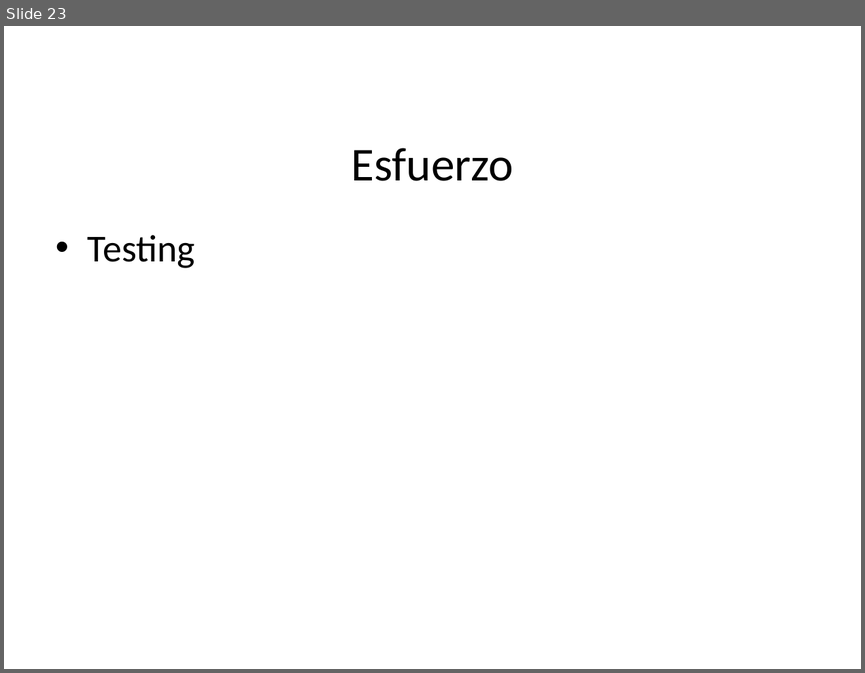
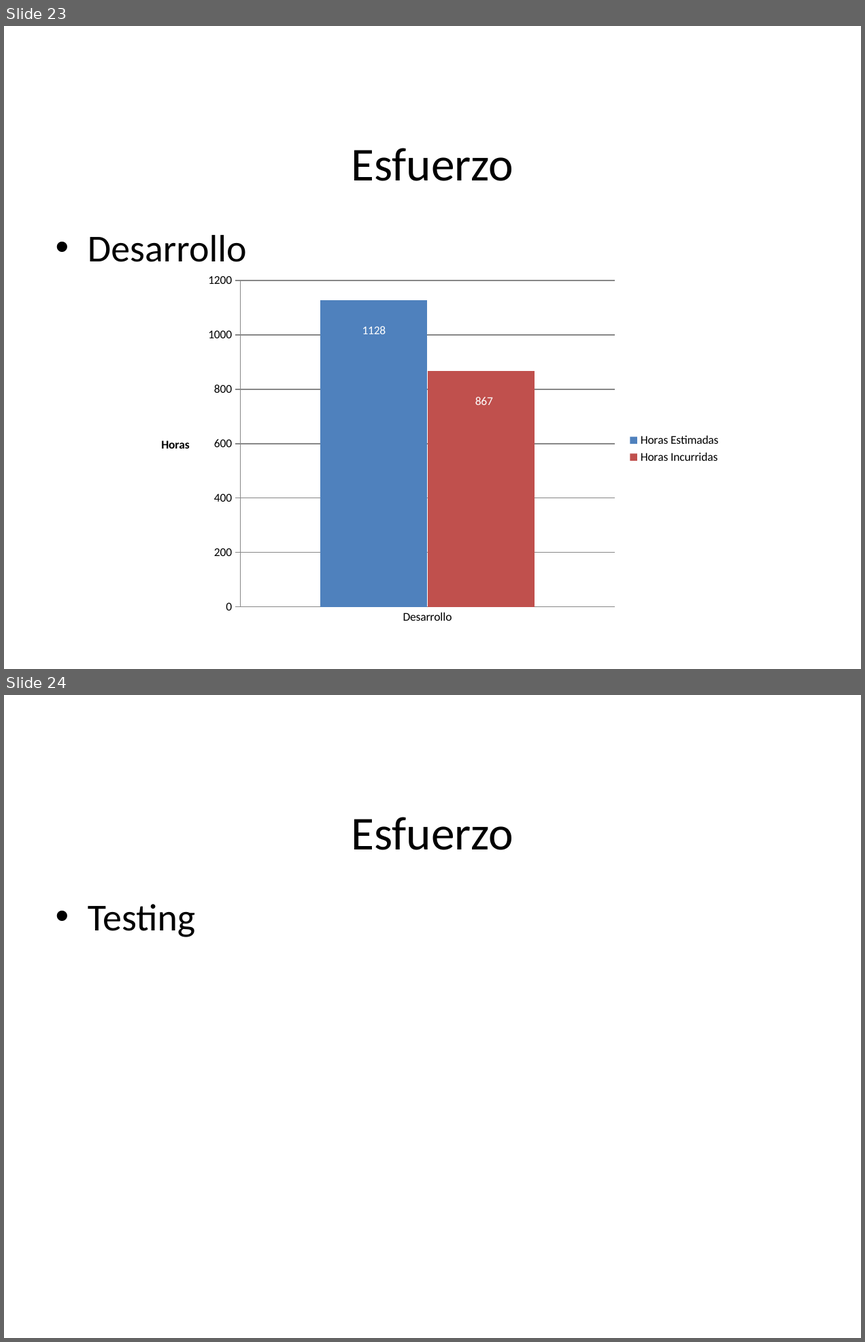
Before and after one commit to pedrohmolina/admin-ong, a slide deck: Documentacion/Presentacion/Presentacion Sirius.pptx. Shown one above the other, each under a label of ours: slide 23 before the commit, slides 23 and 24 after it. The pictures are 865x673 and 865x1342 pixels, drawn with LibreOffice and Linux fonts; fonts in the diff are those of the drawing; background and template pictures are left out. Boxes give left, top, right and bottom in pixels: in the first picture for what was removed or moved away, otherwise in the second. Text is boxed around its words. In the diff, an @@ line names an element or a change of style, - is before the commit and + after.

```diff
--- a/Documentacion/Presentacion/Presentacion Sirius.pptx
+++ b/Documentacion/Presentacion/Presentacion Sirius.pptx
@@ slide 23 added at (x1=4, y1=26, x2=861, y2=669), background picture (left out) @@
@@ title added at (x1=351, y1=148, x2=514, y2=181), 39.6 pt, text #000000 @@
+Esfuerzo
@@ text added at (x1=88, y1=235, x2=247, y2=262), 32 pt, text #000000 @@
+• Desarrollo
@@ column chart added at (x1=149, y1=267, x2=729, y2=631) @@
+categories: Desarrollo
+Horas Estimadas: 1128
+Horas Incurridas: 867
@@ what was slide 23 is now slide 24 @@
```
Also in this commit, not shown: 4 slides changed, 2 other slides added, 1 slide removed.
